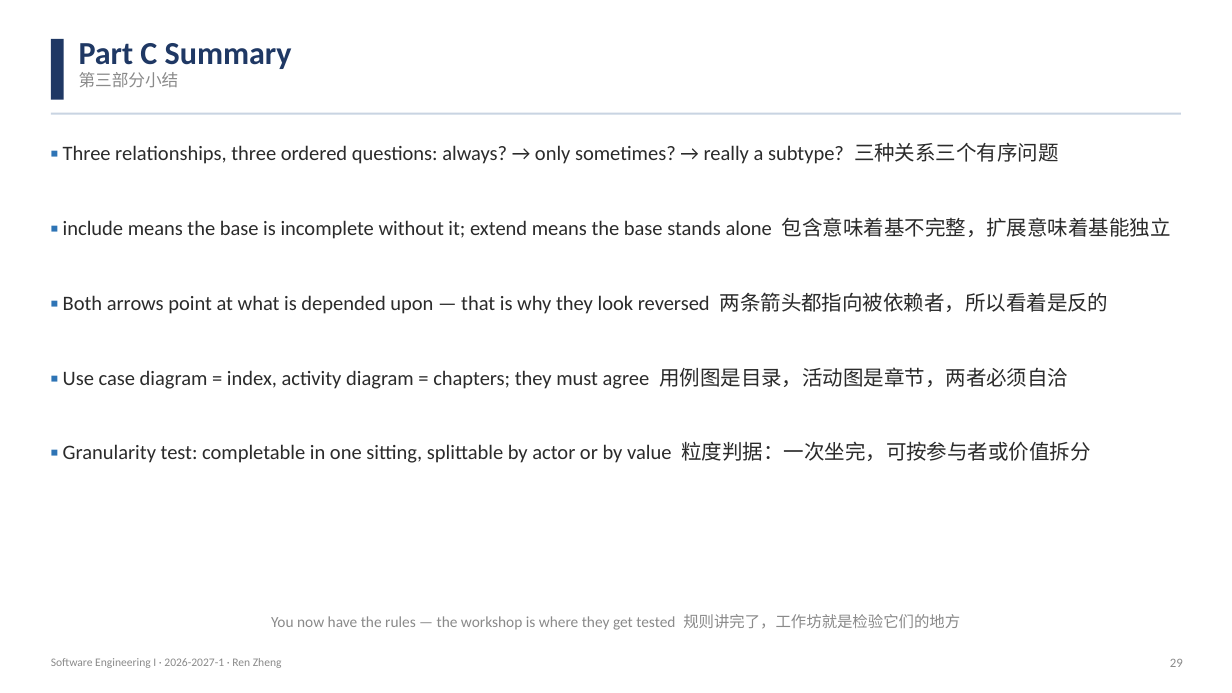
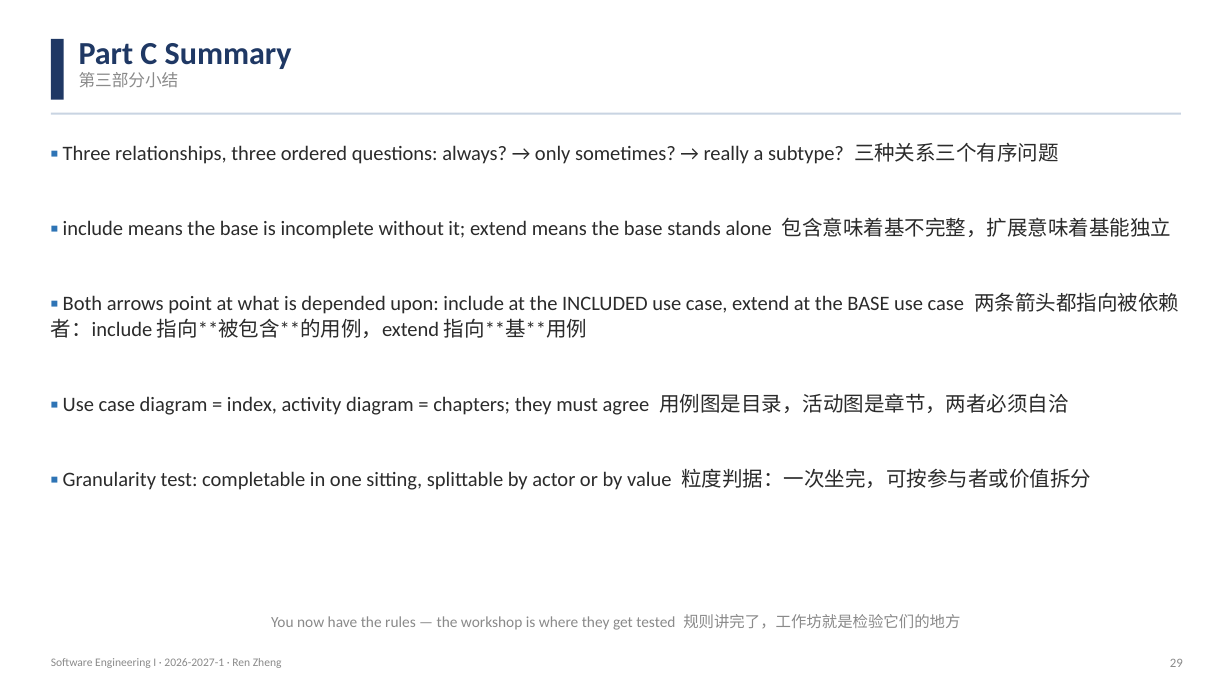
Before and after one commit to klausren/software-engineering-course, a slide deck: slide 29 of 01-slides/W07-Requirements-Modeling-Use-Case.pptx. Drawn at 1232x693 pixels with LibreOffice and Linux fonts; fonts in the diff are those of the drawing. Boxes give left, top, right and bottom in pixels: in the first picture for what was removed or moved away, otherwise in the second. Text is boxed around its words. In the diff, an @@ line names an element or a change of style, - is before the commit and + after.

```diff
--- a/01-slides/W07-Requirements-Modeling-Use-Case.pptx
+++ b/01-slides/W07-Requirements-Modeling-Use-Case.pptx
@@ text at (51, 292, 1180, 338): text changed @@
-▪ Both arrows point at what is depended upon — that is why they look reversed 两条箭头都指向被依赖者，所以看着是反的
+▪ Both arrows point at what is depended upon: include at the INCLUDED use case, extend at the BASE use case 两条箭头都指向被依赖者：include 指向**被包含**的用例，extend 指向**基**用例
```
Also in this commit, not shown: 8 other slides changed, 2 other files.
